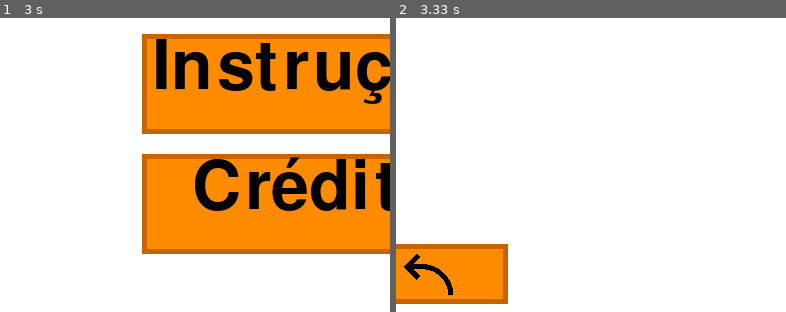
Above: before the commit, frames 1-2 (left to right).
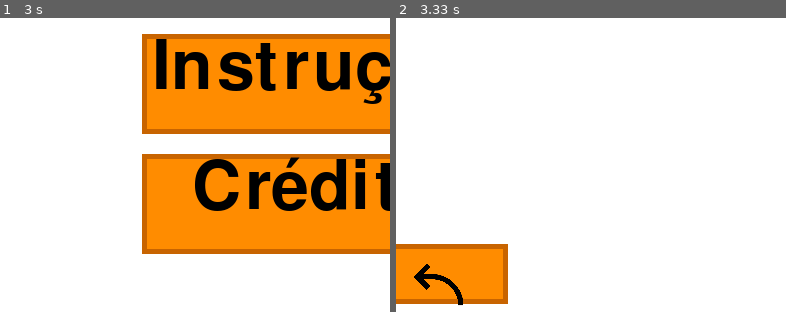
Above: after the commit, the same moments.

Repository: insper-classroom/devlife-23-1-projeto-pygame-ugo-e-arthur
Game: pygame game, started from jogo.py
Two runs of this game, one before a commit and one after it. Both use one fixed random seed, a clock stepped at 60 frames per second and the inputs below.
Inputs (mouse positions are % of the whole screen's width and height, from its top left):
- Up to frame 1 (3 s): click (50, 56) at 0.88 s; click (10, 94) at 1.22 s
- Up to frame 2 (3.33 s): click "Créditos" at 3.18 s
The pictures show only the part of the screen within x 6-56%, y 50-100%; the shares and areas given below are measured in that part.

Frame 1 is identical in both runs. In frame 2, 0.6% of the frame differs, in the area x 2-18%, y 80-98%.

Commit message:
envio html + css

Diff:
--- a/funcoes.py
+++ b/funcoes.py
@@ -70,6 +70,12 @@
     # Loop da tela de instruções
     while True:
         for event in pygame.event.get():
+            mouse_pos = pygame.mouse.get_pos()
+            if voltar.collidepoint(mouse_pos):
+                voltar = pygame.Rect(10, 520, 170, 80)
+            else:
+                voltar = pygame.Rect(20, 530, 150, 60)
+
             if event.type == pygame.QUIT:
                 pygame.quit()
                 quit()
@@ -86,11 +92,11 @@
         tela.blit(titulo, (230, 20))
         tela.blit(texto1, (230, 150))
         tela.blit(texto2, (230, 200))
-        # interface Retangulo
+       # interface Retangulo
         pygame.draw.rect(tela, laranja, voltar)
         pygame.draw.rect(tela, laranja_escuro, voltar, 5)
         pygame.draw.rect(tela, laranja_claro, voltar.inflate(-10, -10))
-        tela.blit(seta, (65, 535))
+        tela.blit(seta, (75, 545))
 
 
         # Atualiza a tela
Not shown, changed: docs/index.html
